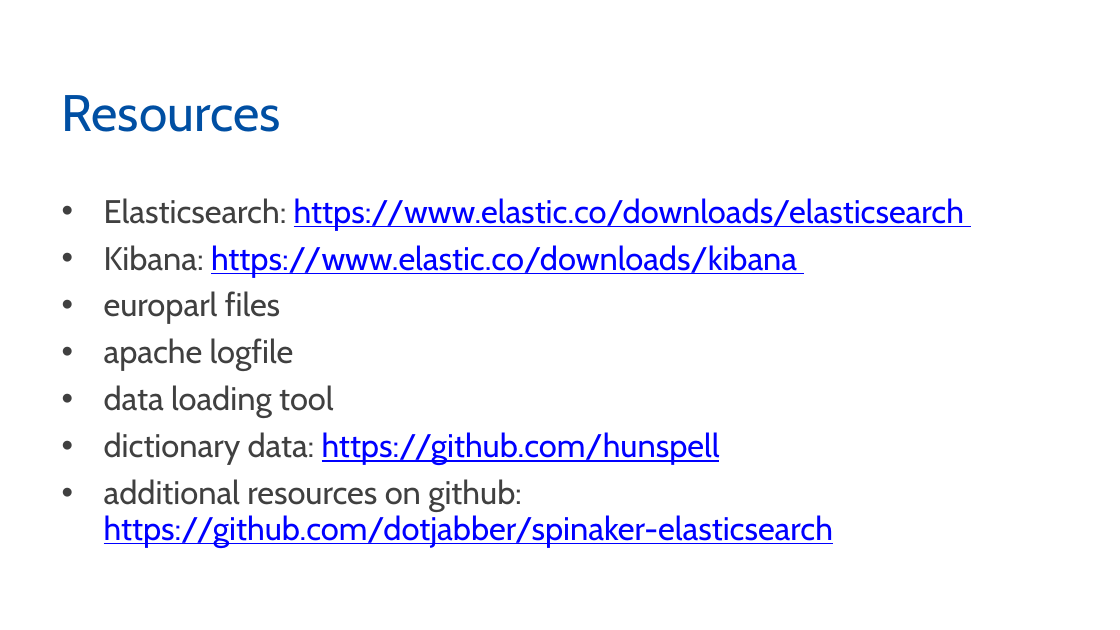
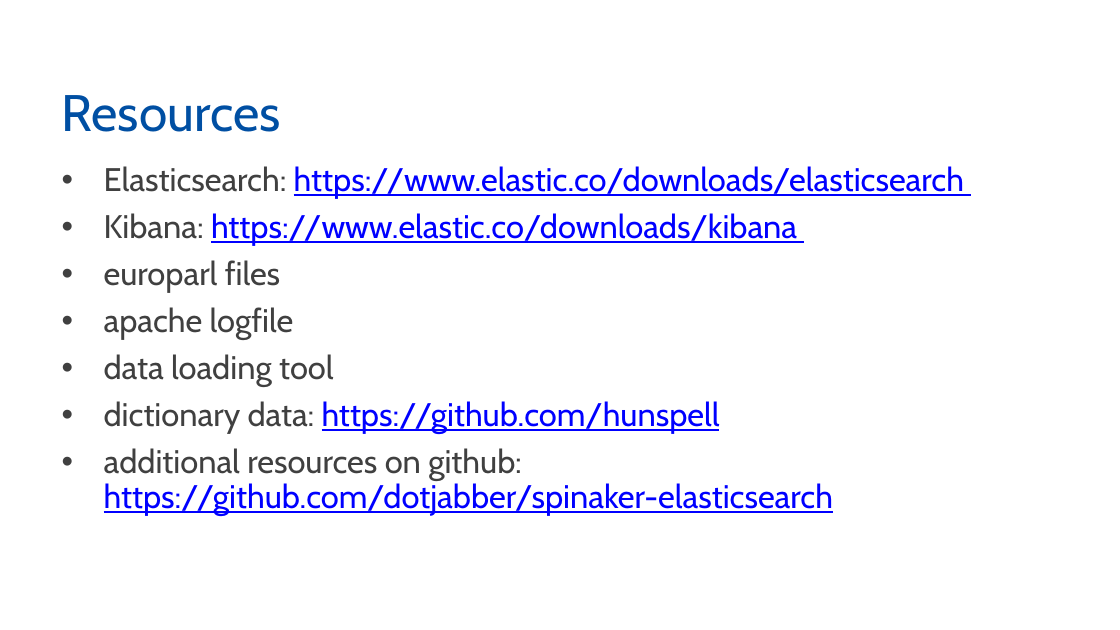
Before and after one commit to dotjabber/spinaker-elasticsearch, a slide deck: slide 7 of spinaker-elasticsearch.pptx. Drawn at 1120x630 pixels with LibreOffice and Linux fonts; fonts in the diff are those of the drawing; background and template pictures are left out. Boxes give left, top, right and bottom in pixels: in the first picture for what was removed or moved away, otherwise in the second. Text is boxed around its words. In the diff, an @@ line names an element or a change of style, - is before the commit and + after.

```diff
--- a/spinaker-elasticsearch.pptx
+++ b/spinaker-elasticsearch.pptx
@@ text "Elasticsearch: https://www.elastic.co/downloads/elasticsearc ...": place and size @@
-text "Elasticsearch: https://www.elastic.co/downloads/elasticsearc ..." at (104, 198, 964, 548)
+text "Elasticsearch: https://www.elastic.co/downloads/elasticsearc ..." at (104, 166, 964, 516)
```
Also in this commit, not shown: 5 other slides changed, 1 slide added.
